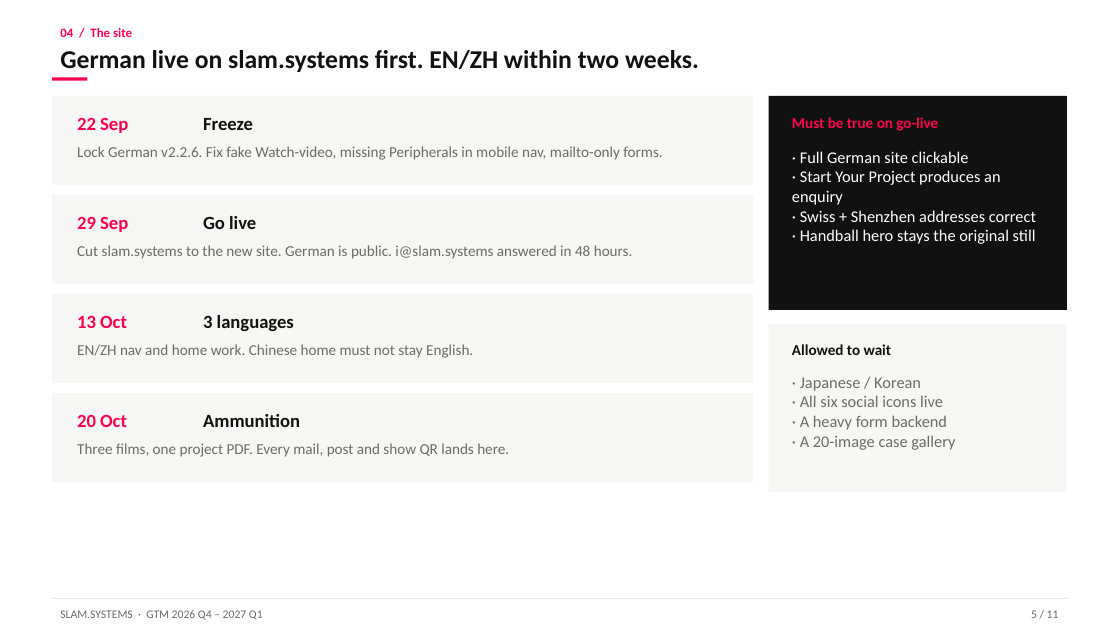
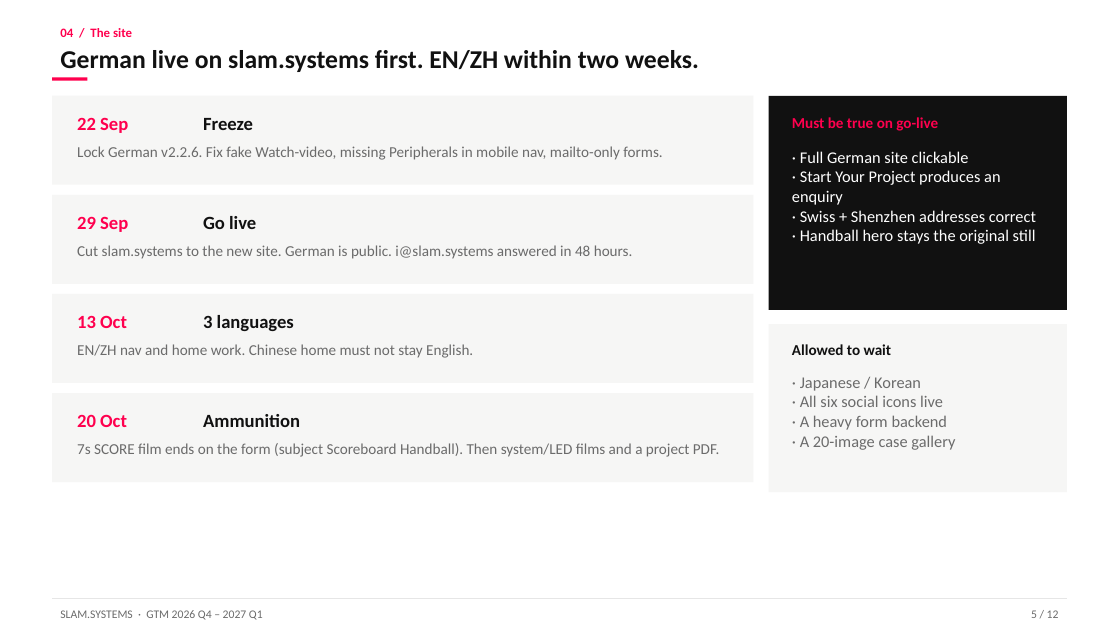
Before and after one commit to zhangcheng0688/AI_Find_Customer, a slide deck: slide 5 of gtm/SLAM.SYSTEMS_GTM_Plan_EN.pptx. Drawn at 1120x630 pixels with LibreOffice and Linux fonts; fonts in the diff are those of the drawing. Boxes give left, top, right and bottom in pixels: in the first picture for what was removed or moved away, otherwise in the second. Text is boxed around its words. In the diff, an @@ line names an element or a change of style, - is before the commit and + after.

```diff
--- a/gtm/SLAM.SYSTEMS_GTM_Plan_EN.pptx
+++ b/gtm/SLAM.SYSTEMS_GTM_Plan_EN.pptx
@@ text at [77,443,720,457]: text changed @@
-Three films, one project PDF. Every mail, post and show QR lands here.
+7s SCORE film ends on the form (subject Scoreboard Handball). Then system/LED films and a project PDF.
@@ text at [1031,610,1059,618]: text changed @@
-5 / 11
+5 / 12
```
Also in this commit, not shown: 9 other slides changed, 2 slides added, 1 slide removed, 38 other files.
